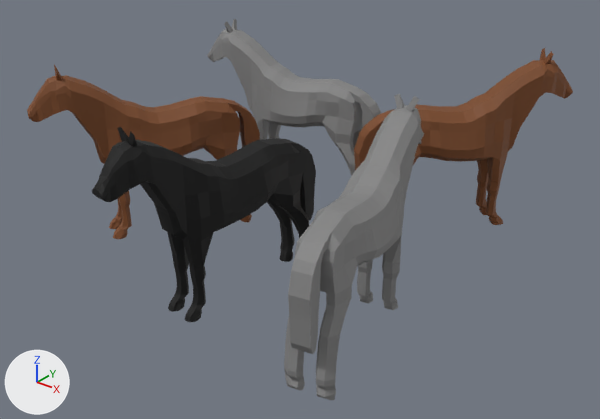
The FBX model Pacification/Assets/Prefabs/Features/Buildings/Horses.fbx as it was, and as the next commit left it.
One viewpoint serves both versions: a 50 mm lens placed at (13.26, -16.88, 10.82), pointed at (0.17, -0.52, 0.68). The lights are fixed; the arrows at lower left show +X, +Y and +Z.

Before the edit, the objects in view are built like this:
```python
ob_cube_003 = bpy.data.objects.new('Cube.003', me_cube_006)
ob_cube_003.location = (3.72, -2.69, 2.28)
ob_cube_003.rotation_euler = (0.0, 0.0, -2.946)  # degrees (0, 0, -169)
ob_cube_003.scale = (1.0, 0.817, 0.767)
ob_cube_004 = bpy.data.objects.new('Cube.004', me_cube_007)
ob_cube_004.location = (-4.19, -1.79, 2.28)
ob_cube_004.rotation_euler = (0.0, 0.0, -0.534)  # degrees (0, 0, -31)
ob_cube_004.scale = (1.0, 0.817, 0.767)
ob_cube_030 = bpy.data.objects.new('Cube.030', me_cube_004)
ob_cube_030.location = (-2.92, 3.1, 2.28)
ob_cube_030.rotation_euler = (0.0, 0.0, -1.478)  # degrees (0, 0, -85)
ob_cube_030.scale = (1.0, 0.817, 0.767)
ob_cube_031 = bpy.data.objects.new('Cube.031', me_cube_003)
ob_cube_031.location = (0.06, -3.51, 2.28)
ob_cube_031.rotation_euler = (0.0, 0.0, -0.117)  # degrees (0, 0, -6.7)
ob_cube_031.scale = (1.0, 0.817, 0.767)
ob_cube_032 = bpy.data.objects.new('Cube.032', me_cube_002)
ob_cube_032.location = (2.63, 3.82, 2.28)
ob_cube_032.rotation_euler = (0.0, 0.0, 2.49)  # degrees (0, 0, 143)
ob_cube_032.scale = (1.0, 0.817, 0.767)
```
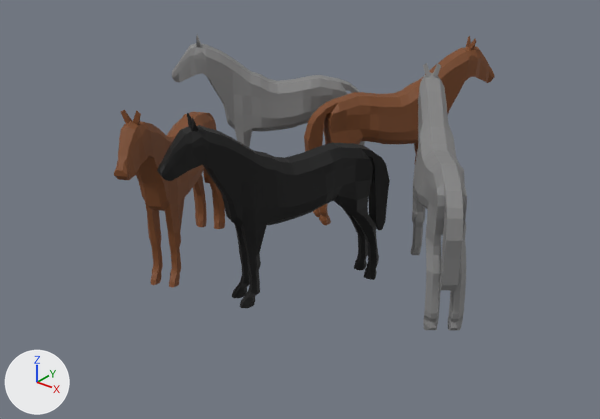
Commit message: resize horses

Location of each change, [x1, y1, x2, y2] in pixels of the pictures (600 x 419 px):
'Cube.031', moved, turned, rescaled: before [92, 127, 316, 322]; after [157, 113, 390, 308]
'Cube.003', recoloured, moved, turned, rescaled: before [284, 94, 424, 400]; after [114, 110, 225, 287]
'Cube.032', recoloured, moved, turned, rescaled: before [354, 48, 573, 225]; after [411, 63, 467, 330]
'Cube.004', moved, turned, rescaled: before [27, 64, 260, 239]; after [304, 36, 495, 226]
'Cube.030', moved, turned, rescaled: before [207, 19, 381, 175]; after [172, 35, 365, 147]

The change, as a diff of the scene's bpy script:
```diff
--- a/Pacification/Assets/Prefabs/Features/Buildings/Horses.fbx.py
+++ b/Pacification/Assets/Prefabs/Features/Buildings/Horses.fbx.py
@@ me_cube_006 @@
 me_cube_006.from_pydata(...)  # 737 vertices, 718 faces; spans x -0.77..0.77, y -4.16..3.81, z -3.99..2.98
-me_cube_006.materials.append(mat_chevalgris)  # grey #848484
+me_cube_006.materials.append(mat_chevalmarron)  # brown #7b4823
@@ me_cube_002 @@
 me_cube_002.from_pydata(...)  # 737 vertices, 718 faces; spans x -0.77..0.77, y -4.16..3.81, z -3.99..2.98
-me_cube_002.materials.append(mat_chevalmarron)  # brown #7b4823
+me_cube_002.materials.append(mat_chevalgris)  # grey #848484
@@ ob_cube_004 @@
 ob_cube_004 = bpy.data.objects.new('Cube.004', me_cube_007)
-ob_cube_004.location = (-4.19, -1.79, 2.28)
-ob_cube_004.rotation_euler = (0.0, 0.0, -0.534)  # degrees (0, 0, -31)
-ob_cube_004.scale = (1.0, 0.817, 0.767)
+ob_cube_004.location = (0.58, 3.67, 2.32)
+ob_cube_004.rotation_euler = (0.0, 0.0, 2.584)  # degrees (0, 0, 148)
+ob_cube_004.scale = (0.768, 0.765, 0.765)
@@ ob_cube_031 @@
 ob_cube_031 = bpy.data.objects.new('Cube.031', me_cube_003)
-ob_cube_031.location = (0.06, -3.51, 2.28)
-ob_cube_031.rotation_euler = (0.0, 0.0, -0.117)  # degrees (0, 0, -6.7)
-ob_cube_031.scale = (1.0, 0.817, 0.767)
+ob_cube_031.location = (1.23, -2.39, 2.32)
+ob_cube_031.rotation_euler = (0.0, 0.0, -0.432)  # degrees (0, 0, -25)
+ob_cube_031.scale = (0.768, 0.765, 0.765)
@@ ob_cube_003 @@
 ob_cube_003 = bpy.data.objects.new('Cube.003', me_cube_006)
-ob_cube_003.location = (3.72, -2.69, 2.28)
-ob_cube_003.rotation_euler = (0.0, 0.0, -2.946)  # degrees (0, 0, -169)
-ob_cube_003.scale = (1.0, 0.817, 0.767)
+ob_cube_003.location = (-2.04, -3.04, 2.32)
+ob_cube_003.rotation_euler = (0.0, 0.0, 0.437)  # degrees (0, 0, 25)
+ob_cube_003.scale = (0.768, 0.765, 0.765)
@@ ob_cube_030 @@
 ob_cube_030 = bpy.data.objects.new('Cube.030', me_cube_004)
-ob_cube_030.location = (-2.92, 3.1, 2.28)
-ob_cube_030.rotation_euler = (0.0, 0.0, -1.478)  # degrees (0, 0, -85)
-ob_cube_030.scale = (1.0, 0.817, 0.767)
+ob_cube_030.location = (-3.09, 2.32, 2.32)
+ob_cube_030.rotation_euler = (0.0, 0.0, -0.83)  # degrees (0, 0, -48)
+ob_cube_030.scale = (0.768, 0.765, 0.765)
@@ ob_cube_032 @@
 ob_cube_032 = bpy.data.objects.new('Cube.032', me_cube_002)
-ob_cube_032.location = (2.63, 3.82, 2.28)
-ob_cube_032.rotation_euler = (0.0, 0.0, 2.49)  # degrees (0, 0, 143)
-ob_cube_032.scale = (1.0, 0.817, 0.767)
+ob_cube_032.location = (3.81, 0.58, 2.32)
+ob_cube_032.rotation_euler = (0.0, 0.0, -2.481)  # degrees (0, 0, -142)
+ob_cube_032.scale = (0.768, 0.765, 0.765)
```
